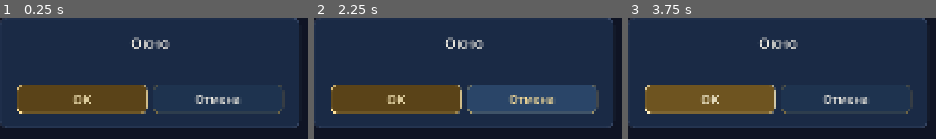
Above: before the commit, frames 1-3 (left to right).
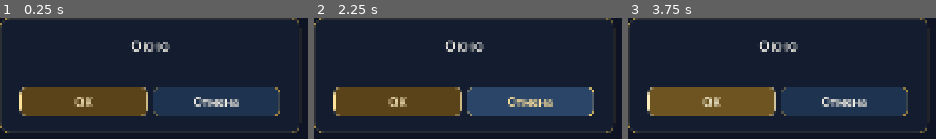
Above: after the commit, the same moments.

Repository: maillunex-lang/number5
Game: Godot game, scene res://scenes/ui/components/popup_window.tscn
Same seed, same stepped clock (60 frames per second), same inputs: the game is played once before the commit and once after it. This scene is started directly instead of the project's main scene.
Inputs:
- Up to frame 1 (0.25 s): no input
- Up to frame 2 (2.25 s): click "OK" at 0.5 s; click "OK" at 1.25 s; click "Отмена" at 2 s
- Up to frame 3 (3.75 s): click "Отмена" at 2.75 s; click "OK" at 3.5 s

The runs differ from the first frame. In frame 1, 7.2% of the frame differs, in the area x 0-98%, y 0-96%; in frame 2, 7.8%; in frame 3, 7.2%.

Commit message:
fix(godot): FIX-GODOT-DEPLOY-002 Theme GamePopupPanel and Variant typing
Rename reserved PopupPanel theme variation to GamePopupPanel. Give battle
timeline end_ev and shop/component locals explicit types so Godot 4.7.2
headless import no longer fails on inferred-from-Variant errors.

Co-authored-by: maillunex-lang <maillunex-lang@users.noreply.github.com>

Diff:
--- a/scenes/battle/battle_playback.gd
+++ b/scenes/battle/battle_playback.gd
@@ -42,22 +42,22 @@
 
 func _bootstrap() -> void:
 	var stage_id: String = str(_payload.get("stage_id", UIStateManager.last_combat_context.get("stage_id", "s1_3")))
-	var battle_id := str(_payload.get("battle_id", UIStateManager.last_combat_context.get("battle_id", "")))
-	_timeline = _payload.get("timeline", [])
+	var battle_id: String = str(_payload.get("battle_id", UIStateManager.last_combat_context.get("battle_id", "")))
+	_timeline = _payload.get("timeline", []) as Array
 	_server_victory = bool(_payload.get("server_victory", false))
 
 	if battle_id != "" and ApiClient.online:
 		_server_mode = true
 		if _timeline.is_empty():
 			_hud_top.text = "Восстановление боя…"
-			var fetched := await ApiClient.battle_get(battle_id)
+			var fetched: Dictionary = await ApiClient.battle_get(battle_id)
 			if not fetched.get("ok", false):
 				NotificationManager.warn("Не удалось восстановить бой с сервера")
 				_finished = true
 				ScreenRouter.go("COMBAT-03", {"victory": false, "aborted": true, "battle_id": battle_id, "stage_id": stage_id})
 				return
-			var data: Dictionary = fetched.get("data", {})
-			_timeline = data.get("timeline", [])
+			var data: Dictionary = fetched.get("data", {}) as Dictionary
+			_timeline = data.get("timeline", []) as Array
 			_server_victory = bool(data.get("victory", false))
 			_payload["server_victory"] = _server_victory
 			_payload["battle_id"] = battle_id
@@ -107,14 +107,15 @@
 		if str(_timeline[i].get("type", "")) == "start":
 			_event_i = i + 1
 			break
-	var end_ev := _timeline[_timeline.size() - 1]
+	var end_raw: Variant = _timeline[_timeline.size() - 1]
+	var end_ev: Dictionary = end_raw if typeof(end_raw) == TYPE_DICTIONARY else {}
 	if str(end_ev.get("type", "")) == "end":
 		_server_victory = bool(end_ev.get("victory", _server_victory))
 	return true
 
 func _unit_from_snapshot(raw: Variant, side: String) -> Dictionary:
 	var u: Dictionary = raw if typeof(raw) == TYPE_DICTIONARY else {}
-	var max_hp := float(u.get("max_hp", u.get("hp", 1000)))
+	var max_hp: float = float(u.get("max_hp", u.get("hp", 1000)))
 	return {
 		"id": str(u.get("id", "")),
 		"name": str(u.get("name", u.get("id", "?"))),
@@ -130,7 +131,7 @@
 func _parse_tint(v: Variant) -> Color:
 	if typeof(v) == TYPE_COLOR:
 		return v
-	var s := str(v)
+	var s: String = str(v)
 	if s.begins_with("#"):
 		return Color(s)
 	return Color("888888")
@@ -236,8 +237,9 @@
 
 func _playback_tick() -> void:
 	while _event_i < _timeline.size():
-		var ev: Dictionary = _timeline[_event_i]
-		var t := float(ev.get("t", 0))
+		var ev_raw: Variant = _timeline[_event_i]
+		var ev: Dictionary = ev_raw if typeof(ev_raw) == TYPE_DICTIONARY else {}
+		var t: float = float(ev.get("t", 0))
 		if t > _time_s:
 			break
 		_apply_event(ev)
@@ -245,14 +247,14 @@
 	_refresh_ui()
 
 func _apply_event(ev: Dictionary) -> void:
-	var typ := str(ev.get("type", ""))
+	var typ: String = str(ev.get("type", ""))
 	match typ:
 		"hit":
-			var target_id := str(ev.get("target", ""))
-			var actor_id := str(ev.get("actor", ""))
-			var dmg := float(ev.get("damage", 0))
-			var is_skill := bool(ev.get("skill", false))
-			var unit := _find_unit(target_id)
+			var target_id: String = str(ev.get("target", ""))
+			var actor_id: String = str(ev.get("actor", ""))
+			var dmg: float = float(ev.get("damage", 0))
+			var is_skill: bool = bool(ev.get("skill", false))
+			var unit: Dictionary = _find_unit(target_id)
 			if not unit.is_empty():
 				if ev.has("hp"):
 					unit.hp = float(ev.get("hp"))
@@ -261,12 +263,12 @@
 				if unit.hp <= 0.0:
 					unit.alive = false
 					if _units_ui.has(target_id):
-						var view = _units_ui[target_id].get("unit_view")
+						var view: Variant = (_units_ui[target_id] as Dictionary).get("unit_view")
 						if view is BattleUnit:
 							(view as BattleUnit).set_dead(true)
 						else:
-							_units_ui[target_id].root.modulate = Color(0.3, 0.3, 0.3, 0.5)
-			var actor := _find_unit(actor_id)
+							(_units_ui[target_id] as Dictionary).root.modulate = Color(0.3, 0.3, 0.3, 0.5)
+			var actor: Dictionary = _find_unit(actor_id)
 			if not actor.is_empty() and ev.has("energy"):
 				actor.energy = float(ev.get("energy"))
 			elif not actor.is_empty() and is_skill:
@@ -279,17 +281,17 @@
 				tw.tween_property(_portraits, "modulate:a", 1.0, 0.2)
 			AudioManager.play_battle_hit()
 		"death":
-			var uid := str(ev.get("unit", ""))
-			var unit2 := _find_unit(uid)
+			var uid: String = str(ev.get("unit", ""))
+			var unit2: Dictionary = _find_unit(uid)
 			if not unit2.is_empty():
 				unit2.hp = 0.0
 				unit2.alive = false
 				if _units_ui.has(uid):
-					var view2 = _units_ui[uid].get("unit_view")
+					var view2: Variant = (_units_ui[uid] as Dictionary).get("unit_view")
 					if view2 is BattleUnit:
 						(view2 as BattleUnit).set_dead(true)
 					else:
-						_units_ui[uid].root.modulate = Color(0.3, 0.3, 0.3, 0.5)
+						(_units_ui[uid] as Dictionary).root.modulate = Color(0.3, 0.3, 0.3, 0.5)
 		"end":
 			_server_victory = bool(ev.get("victory", _server_victory))
 			_finish(_server_victory)
@@ -397,8 +399,8 @@
 			enemies_alive = true
 	if allies_alive and enemies_alive:
 		if _time_s > 90.0:
-			var ap := DemoData.squad_power()
-			var stage := DemoData.get_stage(str(_payload.get("stage_id", "")))
+			var ap: int = DemoData.squad_power()
+			var stage: Dictionary = DemoData.get_stage(str(_payload.get("stage_id", "")))
 			_finish(ap >= int(stage.get("power", 0)))
 		return
 	_finish(allies_alive)
@@ -407,7 +409,7 @@
 	if _finished:
 		return
 	_finished = true
-	var final_victory := victory
+	var final_victory: bool = victory
 	if _server_mode:
 		final_victory = _server_victory
 	await get_tree().create_timer(0.6 / _speed).timeout
--- a/scenes/features/shop.gd
+++ b/scenes/features/shop.gd
@@ -13,26 +13,26 @@
 	if _offers.is_empty():
 		_offers = ContentPackageLoader.features.get("shop_offers", [])
 	if ApiClient.online:
-		var res := await ApiClient.store_catalog()
+		var res: Dictionary = await ApiClient.store_catalog()
 		if res.get("ok", false):
-			var data: Dictionary = res.get("data", {})
-			var remote: Array = data.get("offers", [])
+			var data: Dictionary = res.get("data", {}) as Dictionary
+			var remote: Array = data.get("offers", []) as Array
 			if not remote.is_empty():
 				_offers = remote
 	_rebuild()
 
 func _shop_text(value: String, size: int = 23, color: Color = LunexColors.TEXT_PRIMARY) -> Label:
-	var node := UIFactory.label(value, size, color)
+	var node: Label = UIFactory.label(value, size, color)
 	node.autowrap_mode = TextServer.AUTOWRAP_WORD_SMART
 	node.size_flags_horizontal = Control.SIZE_EXPAND_FILL
 	node.custom_minimum_size.x = 0
 	return node
 
-const CATEGORIES := ["Рекомендуем", "Алмазы", "Наборы", "Подписки", "VIP", "Пропуск", "Косметика", "История"]
-var _selected_category := "Рекомендуем"
+const CATEGORIES: Array[String] = ["Рекомендуем", "Алмазы", "Наборы", "Подписки", "VIP", "Пропуск", "Косметика", "История"]
+var _selected_category: String = "Рекомендуем"
 
 func _category_of(offer: Dictionary) -> String:
-	var key := ("%s %s %s" % [str(offer.get("sku", offer.get("id", ""))), str(offer.get("title", offer.get("name", ""))), str(offer.get("category", ""))]).to_lower()
+	var key: String = ("%s %s %s" % [str(offer.get("sku", offer.get("id", ""))), str(offer.get("title", offer.get("name", ""))), str(offer.get("category", ""))]).to_lower()
 	if "vip" in key or "вип" in key:
 		return "VIP"
 	if "pass" in key or "пропуск" in key:
@@ -103,14 +103,14 @@
 	root.add_child(back)
 
 func _add_offer(root: VBoxContainer, offer: Dictionary) -> void:
-	var title := str(offer.get("title", offer.get("name", "Предложение")))
-	var sku := str(offer.get("sku", offer.get("id", title)))
-	var grants: Array = offer.get("grants", [])
+	var title: String = str(offer.get("title", offer.get("name", "Предложение")))
+	var sku: String = str(offer.get("sku", offer.get("id", title)))
+	var grants: Array = offer.get("grants", []) as Array
 	var card: ShopOfferCard = (load("res://scenes/ui/components/shop_offer_card.tscn") as PackedScene).instantiate()
 	card.size_flags_horizontal = Control.SIZE_EXPAND_FILL
 	card.set_offer(offer)
-	var disclaimer := str(ContentPackageLoader.economy.get("disclaimer", "Тестовый магазин · Без списаний"))
-	card.buy_pressed.connect(func(_sku):
+	var disclaimer: String = str(ContentPackageLoader.economy.get("disclaimer", "Тестовый магазин · Без списаний"))
+	card.buy_pressed.connect(func(_sku: String) -> void:
 		_buy(sku, title, disclaimer, grants)
 	)
 	root.add_child(card)
@@ -127,11 +127,12 @@
 func _confirm_buy(sku: String, title: String, grants: Array) -> void:
 	_busy = true
 	if ApiClient.online:
-		var ord := await ApiClient.store_order(sku)
+		var ord: Dictionary = await ApiClient.store_order(sku)
 		if ord.get("ok", false):
-			var order: Dictionary = ord.get("data", {}).get("order", {})
-			var oid := str(order.get("id", ""))
-			var conf := await ApiClient.store_confirm(oid)
+			var order_wrap: Dictionary = ord.get("data", {}) as Dictionary
+			var order: Dictionary = order_wrap.get("order", {}) as Dictionary
+			var oid: String = str(order.get("id", ""))
+			var conf: Dictionary = await ApiClient.store_confirm(oid)
 			if conf.get("ok", false):
 				var lines: Array = ["Источник: store VIRTUAL_FREE", "SKU %s" % sku]
 				for g in order.get("grants", grants):
--- a/scenes/ui/components/popup_window.tscn
+++ b/scenes/ui/components/popup_window.tscn
@@ -4,7 +4,7 @@
 
 [node name="PopupWindow" type="PanelContainer"]
 custom_minimum_size = Vector2(720, 0)
-theme_type_variation = &"PopupPanel"
+theme_type_variation = &"GamePopupPanel"
 script = ExtResource("1")
 
 [node name="Pad" type="MarginContainer" parent="."]
--- a/scripts/ui/components/battle_unit.gd
+++ b/scripts/ui/components/battle_unit.gd
@@ -45,11 +45,14 @@
 	side = str(data.get("side", "ally"))
 	if _name:
 		_name.text = str(data.get("name", preview_name))
-	var tint = data.get("tint", preview_tint)
-	if typeof(tint) != TYPE_COLOR:
-		tint = Color(str(tint)) if str(tint).begins_with("#") else preview_tint
+	var tint_raw: Variant = data.get("tint", preview_tint)
+	var tint: Color = preview_tint
+	if typeof(tint_raw) == TYPE_COLOR:
+		tint = tint_raw
+	elif str(tint_raw).begins_with("#"):
+		tint = Color(str(tint_raw))
 	_paint_body(tint)
-	var max_hp := float(data.get("max_hp", data.get("hp", 1000)))
+	var max_hp: float = float(data.get("max_hp", data.get("hp", 1000)))
 	if _hp:
 		_hp.max_value = max_hp
 		_hp.value = float(data.get("hp", max_hp))
--- a/scripts/ui/components/game_panel.gd
+++ b/scripts/ui/components/game_panel.gd
@@ -1,10 +1,10 @@
 @tool
 class_name GamePanel
 extends PanelContainer
-## Панель с Theme type GamePanel / PopupPanel.
+## Панель с Theme type GamePanel / GamePopupPanel.
 
 @export_category("Lunex Panel")
-@export_enum("GamePanel", "PopupPanel") var panel_kind: String = "GamePanel":
+@export_enum("GamePanel", "GamePopupPanel") var panel_kind: String = "GamePanel":
 	set(v):
 		panel_kind = v
 		theme_type_variation = StringName(v)
--- a/scripts/ui/components/hub_building.gd
+++ b/scripts/ui/components/hub_building.gd
@@ -67,11 +67,12 @@
 	if typeof(c) != TYPE_COLOR:
 		c = Color(str(c))
 	_apply_style(c, locked, glow_strength)
-	var symbols := {
+	var symbols: Dictionary = {
 		"summon": "events", "guild": "social", "shop": "shop", "tower": "tower",
 		"quests": "quests", "afk": "rewards", "workshop": "tools", "portal": "expeditions",
 	}
-	var icon_path := "res://assets/ui/navigation/%s.svg" % symbols.get(building_id, "map")
+	var icon_key: String = str(symbols.get(building_id, "map"))
+	var icon_path: String = "res://assets/ui/navigation/%s.svg" % icon_key
 	if _symbol and ResourceLoader.exists(icon_path):
 		_symbol.texture = load(icon_path)
 	if _lock:
--- a/scripts/ui/components/mail_item.gd
+++ b/scripts/ui/components/mail_item.gd
@@ -40,24 +40,26 @@
 
 func set_mail(data: Dictionary) -> void:
 	mail_id = str(data.get("id", ""))
-	var status := str(data.get("status", "unread"))
-	var cat := str(data.get("category", ""))
-	var subject := str(data.get("subject", data.get("title", "")))
-	var mark := "●" if status == "unread" else ("✓" if status == "claimed" else "○")
+	var status: String = str(data.get("status", "unread"))
+	var cat: String = str(data.get("category", ""))
+	var subject: String = str(data.get("subject", data.get("title", "")))
+	var mark: String = "●" if status == "unread" else ("✓" if status == "claimed" else "○")
 	if _subject:
 		_subject.text = "%s [%s] %s" % [mark, cat, subject]
 	if _body:
 		_body.text = str(data.get("body", ""))
-	var atts: Array = data.get("attachments", [])
+	var atts: Array = data.get("attachments", []) as Array
 	if _atts:
 		if atts.is_empty():
 			_atts.text = "Без вложений"
 		else:
 			var parts: PackedStringArray = []
 			for a in atts:
+				if typeof(a) != TYPE_DICTIONARY:
+					continue
 				parts.append("%s×%s" % [str(a.get("resource_id", "")), str(a.get("amount", 0))])
 			_atts.text = ", ".join(parts)
-	var can_claim := (not atts.is_empty()) and status != "claimed"
+	var can_claim: bool = (not atts.is_empty()) and status != "claimed"
 	if _claim:
 		_claim.visible = can_claim
 	if _status:
--- a/scripts/ui/components/popup_window.gd
+++ b/scripts/ui/components/popup_window.gd
@@ -30,7 +30,7 @@
 @onready var dynamic_host: VBoxContainer = $Pad/Col/DynamicHost
 
 func _ready() -> void:
-	theme_type_variation = &"PopupPanel"
+	theme_type_variation = &"GamePopupPanel"
 	if _title:
 		_title.text = title_text
 	if _body:
--- a/scripts/ui/components/shop_offer_card.gd
+++ b/scripts/ui/components/shop_offer_card.gd
@@ -40,16 +40,18 @@
 	if _title:
 		_title.text = str(offer.get("title", offer.get("name", title_text)))
 	if _desc:
-		var grants: Array = offer.get("grants", [])
+		var grants: Array = offer.get("grants", []) as Array
 		if grants.is_empty():
 			_desc.text = str(offer.get("description", offer.get("cta", "")))
 		else:
 			var parts: PackedStringArray = []
 			for g in grants:
+				if typeof(g) != TYPE_DICTIONARY:
+					continue
 				parts.append("%s×%s" % [str(g.get("resource_id", g.get("id", ""))), str(g.get("amount", 0))])
 			_desc.text = ", ".join(parts)
-	var payable := offer.get("payable_price_rub", offer.get("price_rub", 0))
-	var nominal := offer.get("nominal_price_rub", payable)
+	var payable: int = int(offer.get("payable_price_rub", offer.get("price_rub", 0)))
+	var nominal: int = int(offer.get("nominal_price_rub", payable))
 	if _price:
 		_price.text = "%s ₽ · к оплате %s ₽" % [str(nominal), str(payable)]
 	if _buy:
--- a/theme/lunex_theme.tres
+++ b/theme/lunex_theme.tres
@@ -41,5 +41,5 @@
 GameButton/styles/pressed = ExtResource("3_btn_p")
 GamePanel/base_type = &"PanelContainer"
 GamePanel/styles/panel = ExtResource("8_panel")
-PopupPanel/base_type = &"PanelContainer"
-PopupPanel/styles/panel = ExtResource("9_modal")
+GamePopupPanel/base_type = &"PanelContainer"
+GamePopupPanel/styles/panel = ExtResource("9_modal")
Not shown, added: scenes/ui/preview/ui_preview_root.gd.uid
Not shown, added: scripts/ui/components/battle_unit.gd.uid
Not shown, added: scripts/ui/components/feature_screen.gd.uid
Not shown, added: scripts/ui/components/game_button.gd.uid
Not shown, added: scripts/ui/components/game_panel.gd.uid
Not shown, added: scripts/ui/components/hero_card.gd.uid
Not shown, added: scripts/ui/components/hub_building.gd.uid
Not shown, added: scripts/ui/components/icon_button.gd.uid
Not shown, added: scripts/ui/components/mail_item.gd.uid
Not shown, added: scripts/ui/components/popup_window.gd.uid
Not shown, added: scripts/ui/components/progress_meter.gd.uid
Not shown, added: scripts/ui/components/resource_counter.gd.uid
(and 6 more such lines)
